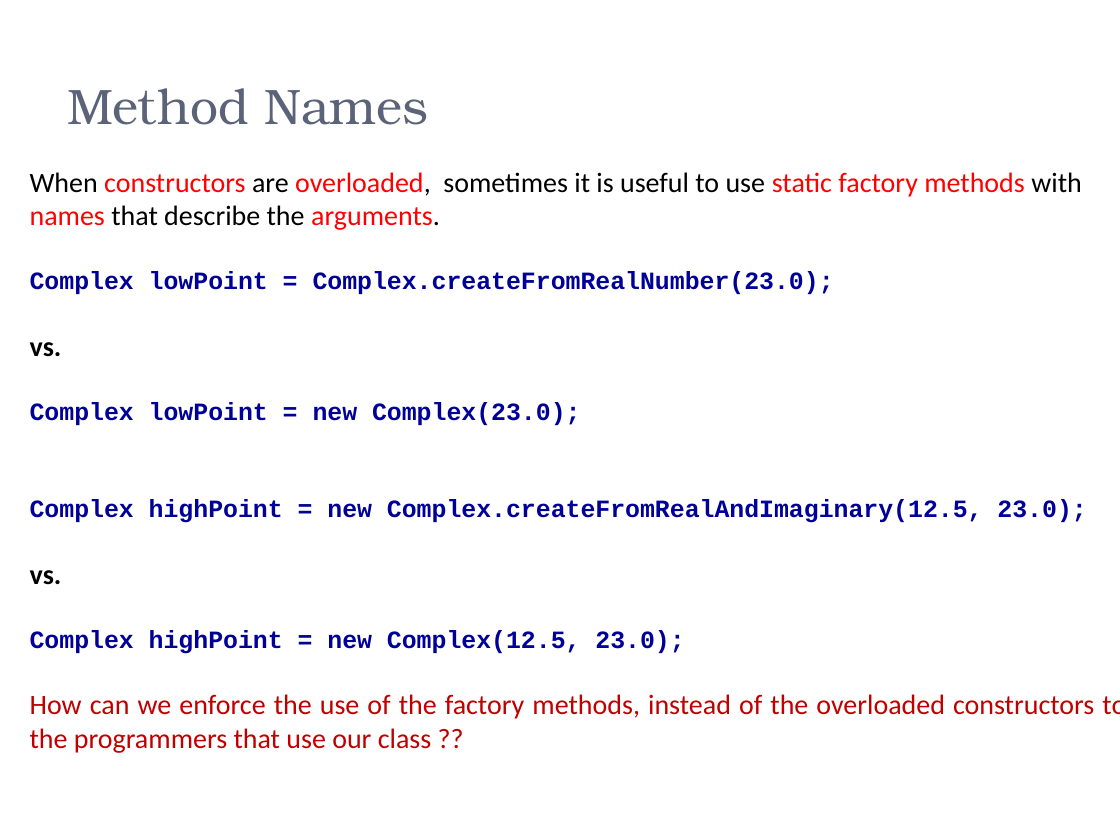
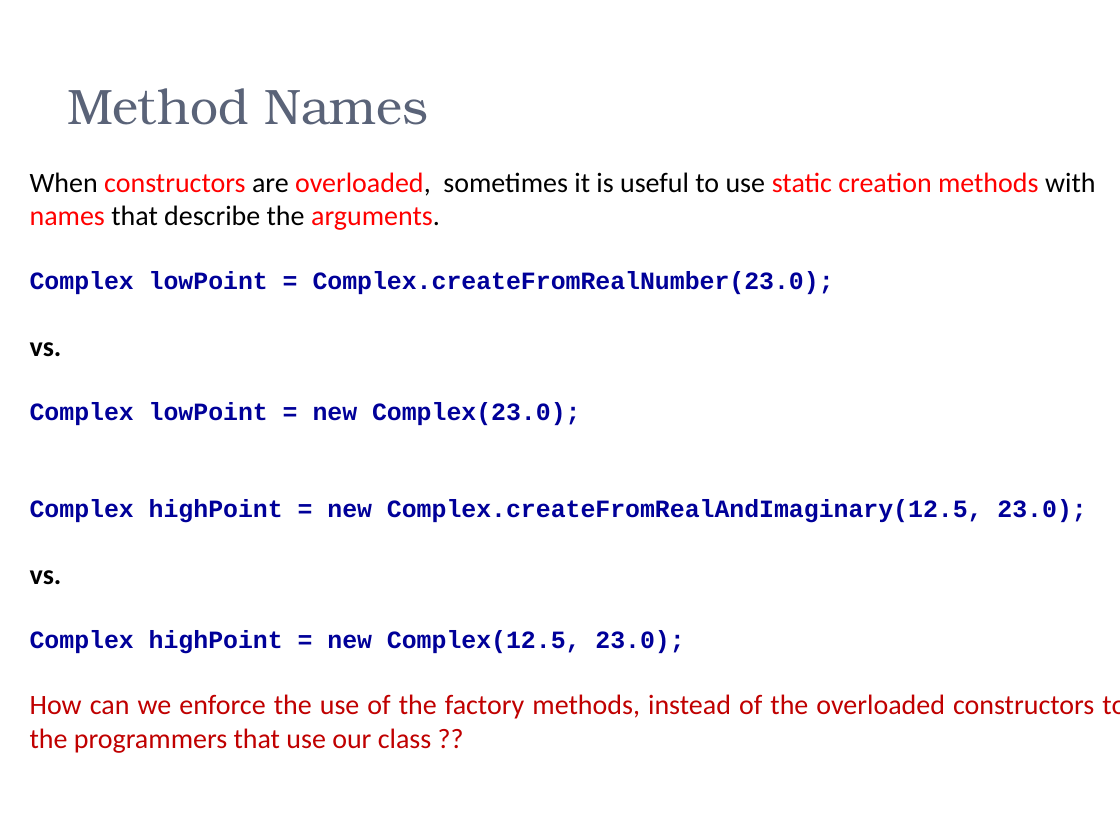
Before and after one commit to zarras/mye004-slides, a slide deck: slide 34 of names.pptx. Drawn at 1120x840 pixels with LibreOffice and Linux fonts; fonts in the diff are those of the drawing. Boxes give left, top, right and bottom in pixels: in the first picture for what was removed or moved away, otherwise in the second. Text is boxed around its words. In the diff, an @@ line names an element or a change of style, - is before the commit and + after.

```diff
--- a/names.pptx
+++ b/names.pptx
@@ text at (30, 172, 1095, 230): text changed @@
-When constructors are overloaded, sometimes it is useful to use static factory methods with names that describe the arguments.
+When constructors are overloaded, sometimes it is useful to use static creation methods with names that describe the arguments.
```
Also in this commit, not shown: 9 other files.
